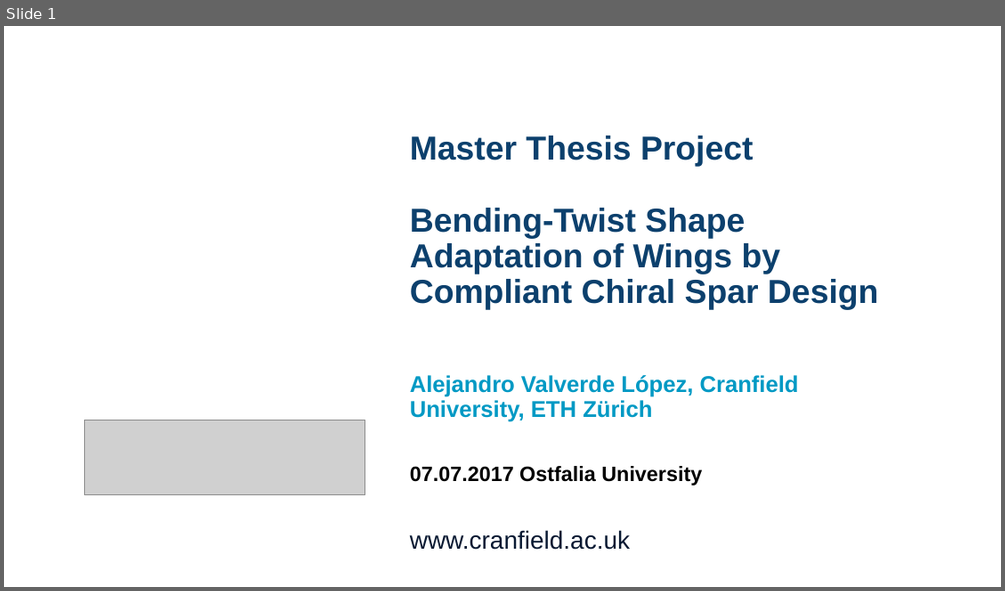
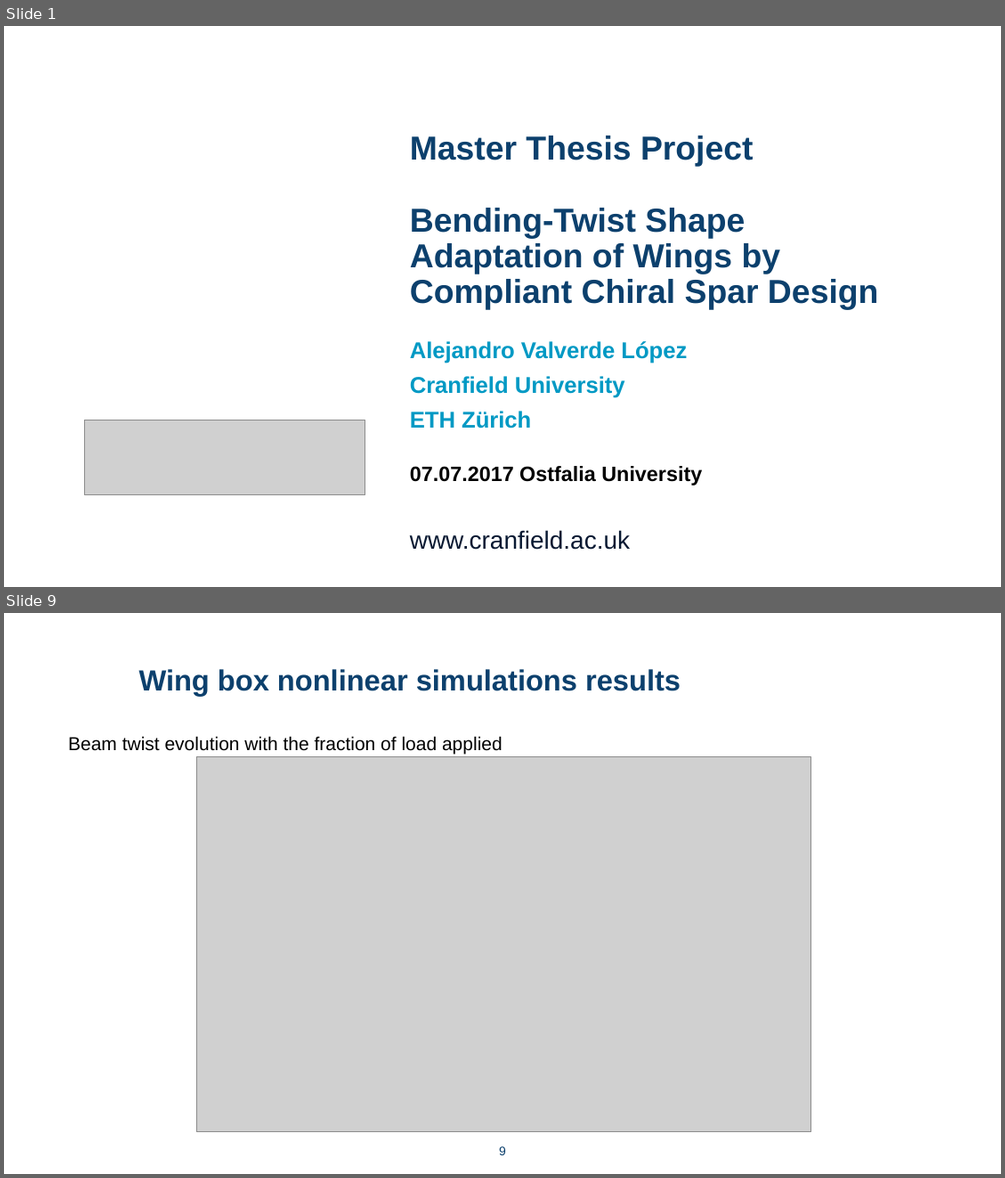
Before and after one commit to AlejandroValverde/presentation, a slide deck: Presentation_OstfaliaUni.pptx. Shown one above the other, each under a label of ours: slide 1 before the commit, slides 1 and 9 after it; the slides between them are not shown. The pictures are 1005x591 and 1005x1178 pixels, drawn with LibreOffice and Linux fonts; fonts in the diff are those of the drawing; grey boxes stand for pictures; background and template pictures are left out. Boxes give left, top, right and bottom in pixels: in the first picture for what was removed or moved away, otherwise in the second. Text is boxed around its words. In the diff, an @@ line names an element or a change of style, - is before the commit and + after.

```diff
--- a/Presentation_OstfaliaUni.pptx
+++ b/Presentation_OstfaliaUni.pptx
@@ slide 9 added at (x1=4, y1=613, x2=1001, y2=1174), background #FFFFFF @@
@@ text added at (x1=139, y1=669, x2=680, y2=696), 28 pt, text #0C406D, bold @@
+Wing box nonlinear simulations results
@@ text added at (x1=68, y1=736, x2=502, y2=755), 18 pt, text #000000 @@
+Beam twist evolution with the fraction of load applied
@@ picture added at (x1=196, y1=757, x2=811, y2=1132) @@
@@ page number added at (x1=499, y1=1146, x2=506, y2=1155), 12 pt, text #0C406D @@
+9
@@ slide 1 changed as well @@
@@ text at (x1=410, y1=341, x2=687, y2=428): text changed @@
-Alejandro Valverde López, Cranfield University, ETH Zürich
+Alejandro Valverde López
+Cranfield University
+ETH Zürich
```
Also in this commit, not shown: 9 other slides added, 1 slide removed, 5 other files.
